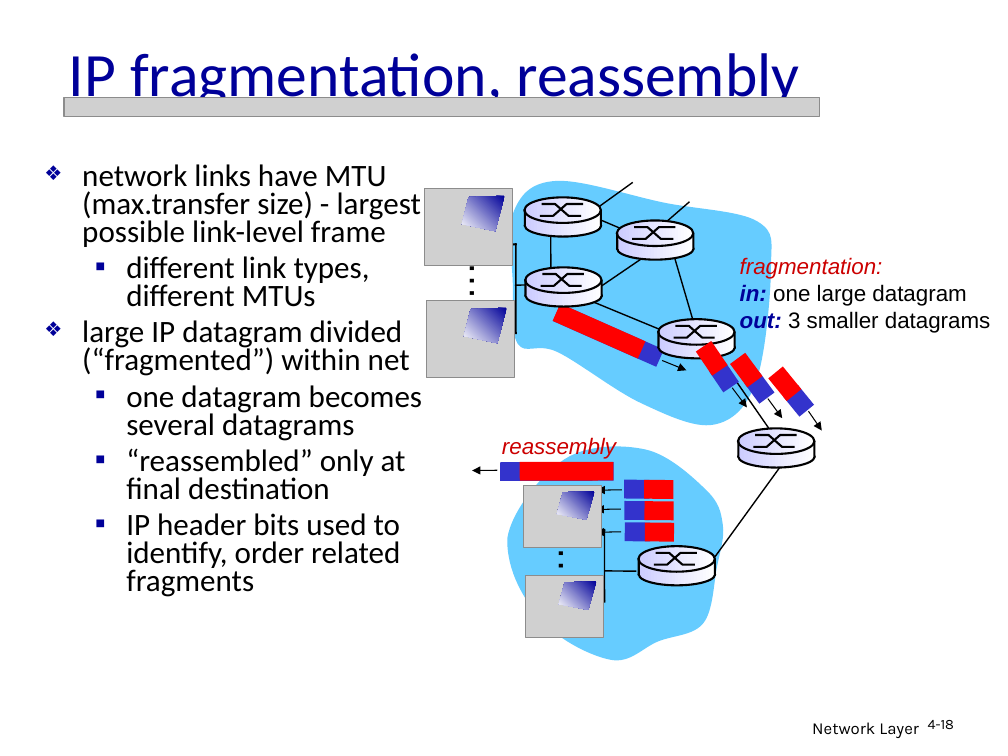
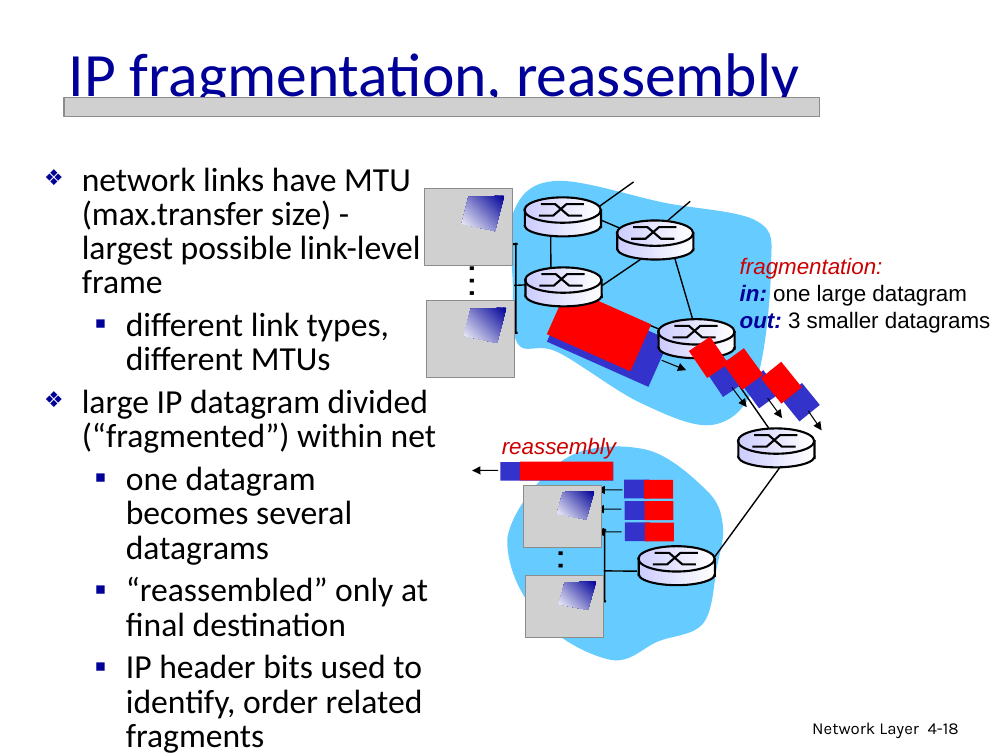
Before and after one commit to tomMoulard/PersonalSite, a slide deck: slide 18 of Main/assignment/network/Lecture_11_Ch04_Network_3.ppt. Drawn at 1008x756 pixels with LibreOffice and Linux fonts; fonts in the diff are those of the drawing; grey boxes stand for pictures. Boxes give left, top, right and bottom in pixels: in the first picture for what was removed or moved away, otherwise in the second. Text is boxed around its words. In the diff, an @@ line names an element or a change of style, - is before the commit and + after.

```diff
--- a/Main/assignment/network/Lecture_11_Ch04_Network_3.ppt
+++ b/Main/assignment/network/Lecture_11_Ch04_Network_3.ppt
@@ text "network links have MTU (max.transfer ..." at [82, 167, 436, 719]: size 22.2 to 24 pt; indent changed; line spacing 0.75 to 0.85 @@
@@ rectangle: place and size @@
-rectangle at [552, 304, 663, 367]
+rectangle at [547, 295, 669, 387]
@@ rectangle: place and size @@
-rectangle at [552, 304, 645, 359]
+rectangle at [547, 287, 652, 371]
@@ rectangle: place and size @@
-rectangle at [696, 341, 728, 376]
+rectangle at [689, 337, 728, 378]
@@ rectangle: place and size @@
-rectangle at [709, 361, 739, 392]
+rectangle at [707, 359, 744, 396]
@@ rectangle: place and size @@
-rectangle at [730, 353, 763, 388]
+rectangle at [723, 348, 763, 390]
@@ rectangle: place and size @@
-rectangle at [744, 373, 775, 404]
+rectangle at [742, 370, 780, 408]
@@ rectangle: place and size @@
-rectangle at [768, 366, 801, 401]
+rectangle at [761, 362, 802, 404]
@@ rectangle: place and size @@
-rectangle at [783, 385, 814, 416]
+rectangle at [781, 383, 819, 421]
@@ outline redrawn in 3 elements at [462, 196, 504, 231], [464, 307, 506, 343], [558, 582, 596, 610] @@
@@ page number at [928, 723, 959, 735]: size 10.2 to 12 pt; line spacing 0.9 to 1 @@
```
Also in this commit, not shown: 55 other slides changed, 2 other files.
